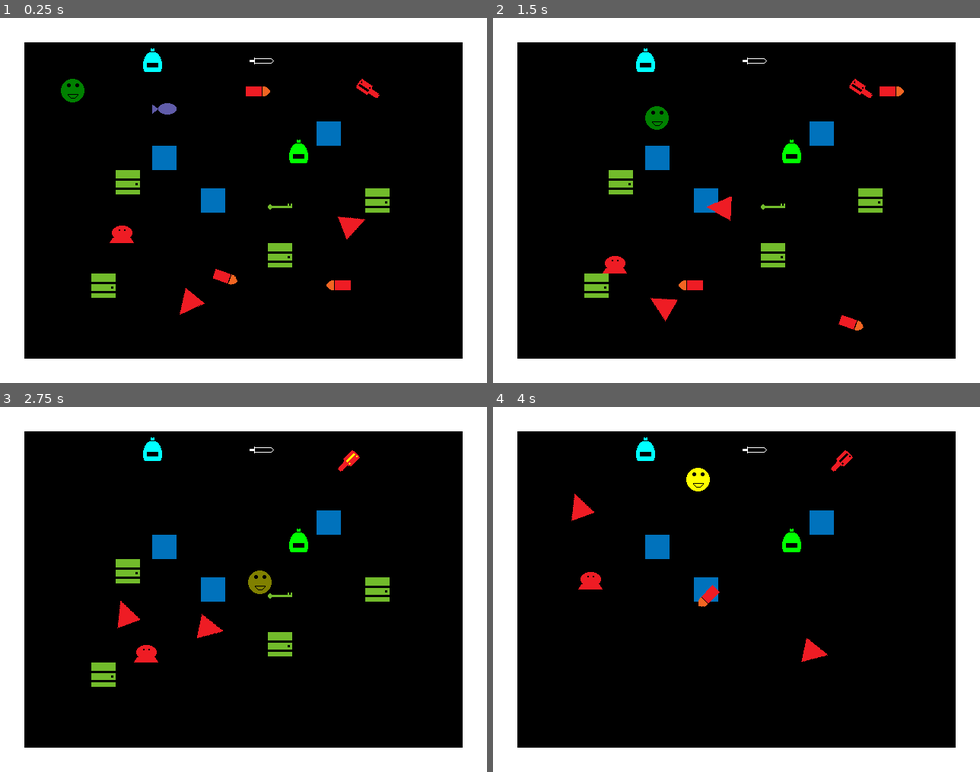
Above: before the commit, frames 1-4 (two rows, left to right).
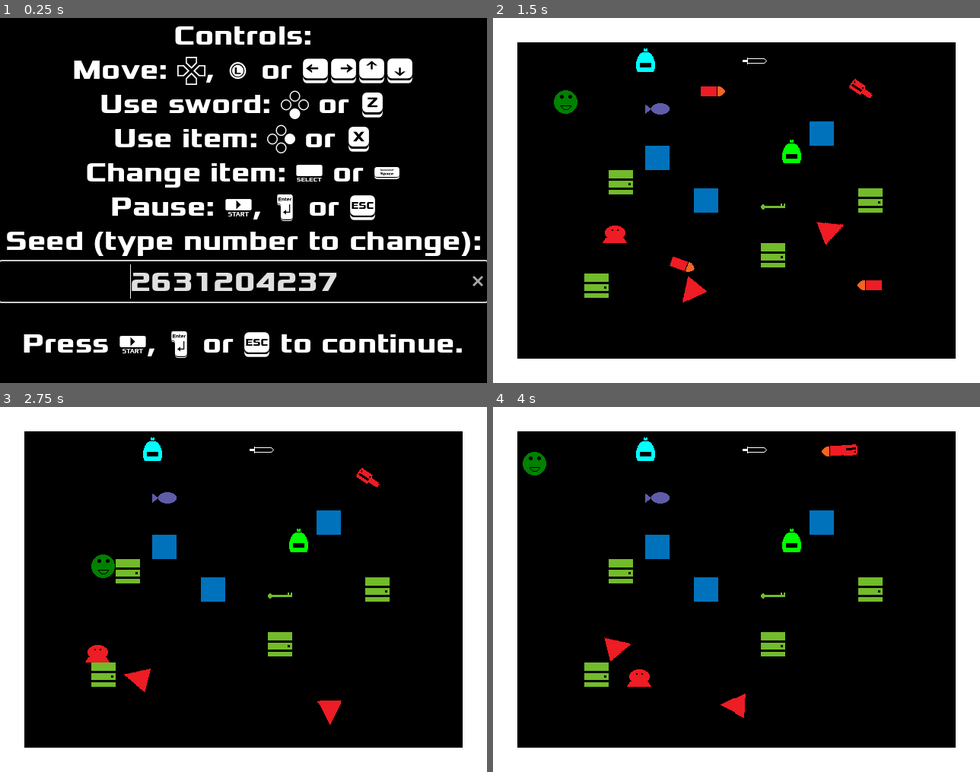
Above: after the commit, the same moments.

Repository: andOlga/game-off-2024
Game: Godot game, scene res://utilities/title_screen.tscn
Two runs of this game, one before a commit and one after it. Both use one fixed random seed, a clock stepped at 60 frames per second and the inputs below. Before the commit the project starts from res://test_scene.tscn. Sound files missing from this copy of the repository are replaced by a short silence.
Inputs:
- Up to frame 1 (0.25 s): no input
- Up to frame 2 (1.5 s): tap Enter (action_pause) at 0.5 s; hold Right (move_right) 0.53-1.28 s; tap X (action_item) at 0.6 s; hold Down (move_down) from 1.28 s (still down); tap Space (action_select) at 1.35 s
- Up to frame 3 (2.75 s): release Down (move_down) at 2.03 s; hold Right (move_right) from 2.03 s (still down); tap Z (action_sword) at 2.1 s
- Up to frame 4 (4 s): release Right (move_right) at 2.78 s; hold Up (move_up) 2.78-3.53 s; tap X (action_item) at 2.85 s; hold Left (move_left) from 3.53 s (still down); tap Space (action_select) at 3.6 s

The runs differ from the first frame. In frame 1, 39% of the frame differs, in the area x 0-100%, y 0-100%; in frame 2, 2.1%; in frame 3, 1.8%; in frame 4, 3.1%.

Commit message:
Implement RoomRng fully

Diff:
--- a/project.godot
+++ b/project.godot
@@ -11,7 +11,7 @@
 [application]
 
 config/name="Secret Entrances, Confounding Rooms: Enfer's Trial"
-run/main_scene="uid://bx2cxunaqj8tk"
+run/main_scene="uid://bf30cimyfkwi0"
 config/features=PackedStringArray("4.4")
 boot_splash/bg_color=Color(0, 0, 0, 1)
 boot_splash/use_filter=false
--- a/test_scene.tscn
+++ b/rooms/test_scene.tscn
@@ -15,7 +15,7 @@
 [ext_resource type="PackedScene" uid="uid://cgww5eeov0dl4" path="res://game_objects/pickups/invuln_potion.tscn" id="13_4gito"]
 [ext_resource type="PackedScene" uid="uid://dgm381ol6g6ra" path="res://game_objects/enemies/turret.tscn" id="14_fbuy2"]
 
-[node name="TestScene" type="Node2D"]
+[node name="Room" type="Node2D"]
 
 [node name="PauseScreen" parent="." instance=ExtResource("5_2nij2")]
 visible = false
--- a/utilities/room_rng.gd
+++ b/utilities/room_rng.gd
@@ -1,6 +1,18 @@
 extends Node
 
 @onready var rng := RandomNumberGenerator.new()
+var rooms: PackedStringArray
 
 func _ready() -> void:
+	rooms = ResourceLoader.list_directory("res://rooms")
+	for i in rooms.size():
+		rooms[i] = "res://rooms/" + rooms[i]
 	rng.randomize()
+
+func go_to_next(complete_current := false) -> void:
+	if complete_current:
+		var current_idx := rooms.find($/root/Room.scene_file_path)
+		rooms.remove_at(current_idx)
+	var next_idx := rng.randi_range(0, rooms.size() - 1)
+	var next_room := rooms[next_idx]
+	get_tree().change_scene_to_file(next_room)
--- a/utilities/title_screen.gd
+++ b/utilities/title_screen.gd
@@ -22,6 +22,6 @@
 
 func _on_fade_timer_timeout() -> void:
 	if modulate.a <= 0:
-		get_tree().change_scene_to_file("res://test_scene.tscn")
+		RoomRng.go_to_next()
 	else:
 		modulate.a -= 0.1
